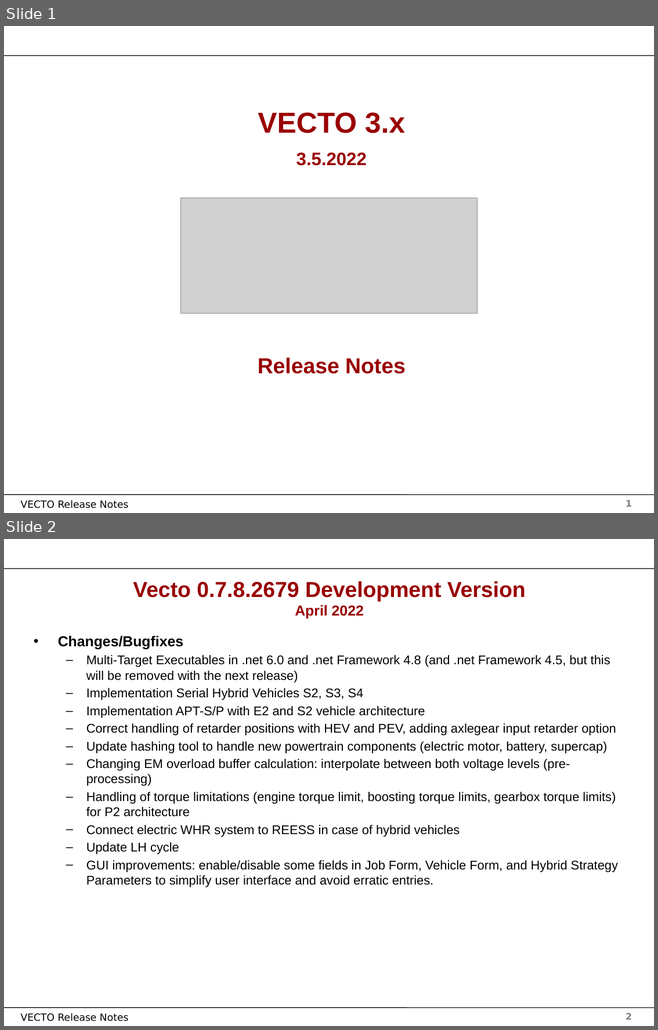
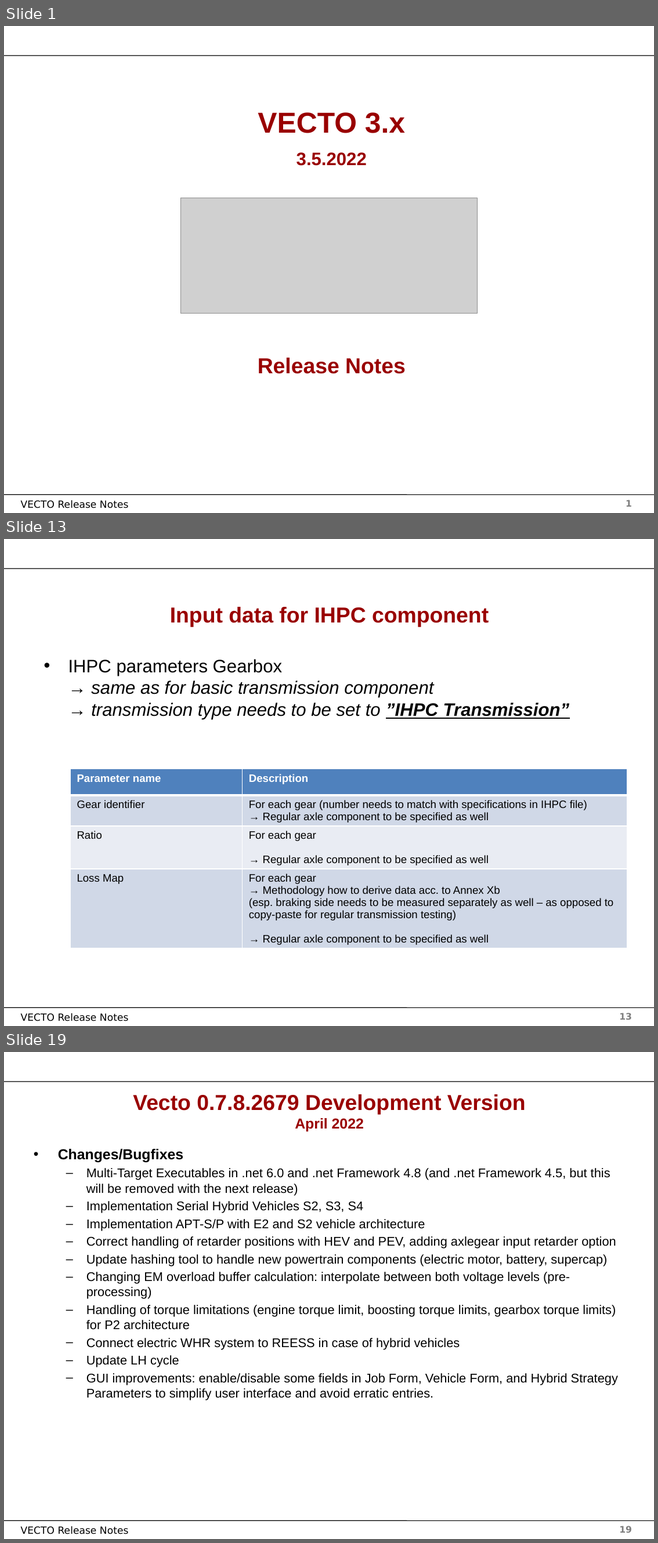
Before and after one commit to tanawadeatharva/BharatVECTO, a slide deck: Documentation/User Manual Source/Release Notes Vecto3.x.pptx. Shown one above the other, each under a label of ours: slides 1 and 2 before the commit, slides 1, 13 and 19 after it; the slides between them are not shown. The pictures are 658x1030 and 658x1543 pixels, drawn with LibreOffice and Linux fonts; fonts in the diff are those of the drawing; grey boxes stand for pictures; background and template pictures are left out. Boxes give left, top, right and bottom in pixels: in the first picture for what was removed or moved away, otherwise in the second. Text is boxed around its words. In the diff, an @@ line names an element or a change of style, - is before the commit and + after.

```diff
--- a/Documentation/User Manual Source/Release Notes Vecto3.x.pptx
+++ b/Documentation/User Manual Source/Release Notes Vecto3.x.pptx
@@ slide 13 added at (x1=4, y1=539, x2=654, y2=1026), background #FFFFFF; not listed: 4 template elements that a slide beside it also shows @@
@@ title added at (x1=170, y1=607, x2=488, y2=627), 24 pt, text #990000, bold @@
+Input data for IHPC component
@@ text added at (x1=68, y1=659, x2=569, y2=719), 20 pt, text #000000, italic @@
+• IHPC parameters Gearbox
+  → same as for basic transmission component
+  → transmission type needs to be set to ”IHPC Transmission”
@@ table added at (x1=70, y1=769, x2=627, y2=958), 4 rows, 2 columns @@
+Parameter name | Description
+Gear identifier | For each gear (number needs to match with specifications in IHPC file) / → Regular axle component to be specified as well
+Ratio | For each gear / → Regular axle component to be specified as well
+Loss Map | For each gear / → Methodology how to derive data acc. to Annex Xb (esp. braking side needs to be measured separately as well – as opposed to copy-paste for regular transmission testing) / → Regular axle component to be specified as well
@@ what was slide 2 is now slide 19 @@
@@ page number at (x1=619, y1=1526, x2=632, y2=1533): text changed @@
-2
+19
```
Also in this commit, not shown: 1 slide changed, 16 other slides added.
